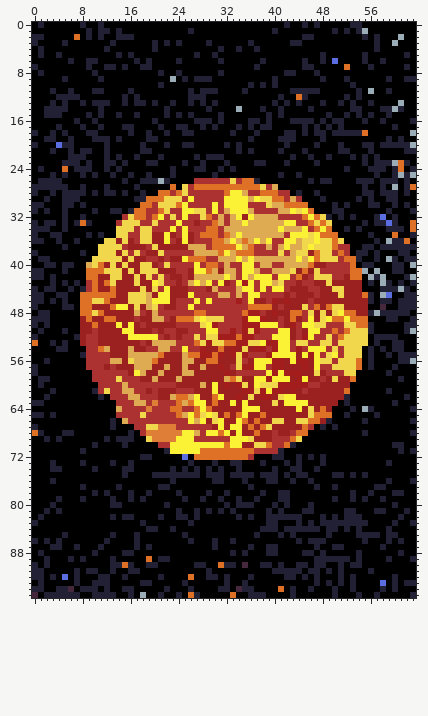
Two versions of one pixel-art file, Assets/Planet Cards/Dilapidated.aseprite. That is the earlier state.
64x96 pixels, 1 frame.
The result:
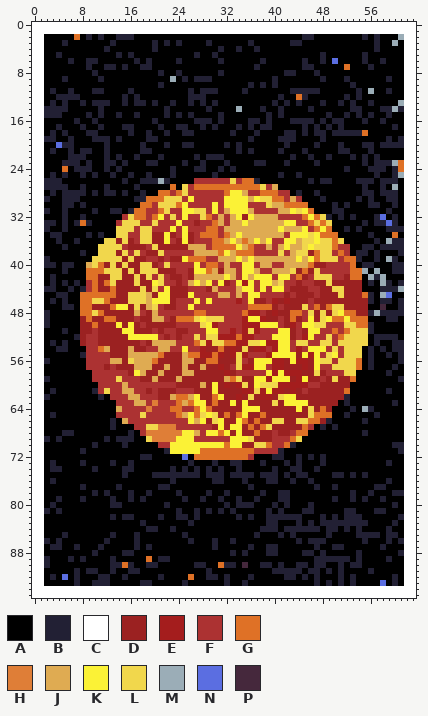
Palette (. is transparent): A #000000  B #222034  C #ffffff  D #9b2121  E #a41d1d  F #ac3232  G #df7126  H #df7e37  J #dfab52  K #fbf236  L #f1d74c  M #9badb7  N #5b6ee1  P #45283c
The exact change:
Changed rows in their new state; - is an unchanged pixel.
Layer "Background":
first column x 0:
 0 CCCCCCCCCCCCCCCCCCCCCCCCCCCCCCCCCCCCCCCCCCCCCCCCCCCCCCCCCCCCCCCC
 1 CCCCCCCCCCCCCCCCCCCCCCCCCCCCCCCCCCCCCCCCCCCCCCCCCCCCCCCCCCCCCCCC
 2 CC------------------------------------------------------------CC
 3 CC------------------------------------------------------------CC
 4 CC------------------------------------------------------------CC
 5 CC------------------------------------------------------------CC
 6 CC------------------------------------------------------------CC
 7 CC------------------------------------------------------------CC
 8 CC------------------------------------------------------------CC
 9 CC------------------------------------------------------------CC
10 CC------------------------------------------------------------CC
11 CC------------------------------------------------------------CC
12 CC------------------------------------------------------------CC
13 CC------------------------------------------------------------CC
14 CC------------------------------------------------------------CC
15 CC------------------------------------------------------------CC
16 CC------------------------------------------------------------CC
17 CC------------------------------------------------------------CC
18 CC------------------------------------------------------------CC
19 CC------------------------------------------------------------CC
20 CC------------------------------------------------------------CC
21 CC------------------------------------------------------------CC
22 CC------------------------------------------------------------CC
23 CC------------------------------------------------------------CC
24 CC------------------------------------------------------------CC
25 CC------------------------------------------------------------CC
26 CC------------------------------------------------------------CC
27 CC------------------------------------------------------------CC
28 CC------------------------------------------------------------CC
29 CC------------------------------------------------------------CC
30 CC------------------------------------------------------------CC
31 CC------------------------------------------------------------CC
32 CC------------------------------------------------------------CC
33 CC------------------------------------------------------------CC
34 CC------------------------------------------------------------CC
35 CC------------------------------------------------------------CC
36 CC------------------------------------------------------------CC
37 CC------------------------------------------------------------CC
38 CC------------------------------------------------------------CC
39 CC------------------------------------------------------------CC
40 CC------------------------------------------------------------CC
41 CC------------------------------------------------------------CC
42 CC------------------------------------------------------------CC
43 CC------------------------------------------------------------CC
44 CC------------------------------------------------------------CC
45 CC------------------------------------------------------------CC
46 CC------------------------------------------------------------CC
47 CC------------------------------------------------------------CC
48 CC------------------------------------------------------------CC
49 CC------------------------------------------------------------CC
50 CC------------------------------------------------------------CC
51 CC------------------------------------------------------------CC
52 CC------------------------------------------------------------CC
53 CC------------------------------------------------------------CC
54 CC------------------------------------------------------------CC
55 CC------------------------------------------------------------CC
56 CC------------------------------------------------------------CC
57 CC------------------------------------------------------------CC
58 CC------------------------------------------------------------CC
59 CC------------------------------------------------------------CC
60 CC------------------------------------------------------------CC
61 CC------------------------------------------------------------CC
62 CC------------------------------------------------------------CC
63 CC------------------------------------------------------------CC
64 CC------------------------------------------------------------CC
65 CC------------------------------------------------------------CC
66 CC------------------------------------------------------------CC
67 CC------------------------------------------------------------CC
68 CC------------------------------------------------------------CC
69 CC------------------------------------------------------------CC
70 CC------------------------------------------------------------CC
71 CC------------------------------------------------------------CC
72 CC------------------------------------------------------------CC
73 CC------------------------------------------------------------CC
74 CC------------------------------------------------------------CC
75 CC------------------------------------------------------------CC
76 CC------------------------------------------------------------CC
77 CC------------------------------------------------------------CC
78 CC------------------------------------------------------------CC
79 CC------------------------------------------------------------CC
80 CC------------------------------------------------------------CC
81 CC------------------------------------------------------------CC
82 CC------------------------------------------------------------CC
83 CC------------------------------------------------------------CC
84 CC------------------------------------------------------------CC
85 CC------------------------------------------------------------CC
86 CC------------------------------------------------------------CC
87 CC------------------------------------------------------------CC
88 CC------------------------------------------------------------CC
89 CC------------------------------------------------------------CC
90 CC------------------------------------------------------------CC
91 CC------------------------------------------------------------CC
92 CC------------------------------------------------------------CC
93 CC------------------------------------------------------------CC
94 CCCCCCCCCCCCCCCCCCCCCCCCCCCCCCCCCCCCCCCCCCCCCCCCCCCCCCCCCCCCCCCC
95 CCCCCCCCCCCCCCCCCCCCCCCCCCCCCCCCCCCCCCCCCCCCCCCCCCCCCCCCCCCCCCCC
Changed places in both pictures, as pixel boxes (x1, y1, x2, y2):
changed: (32, 22, 416, 598)
